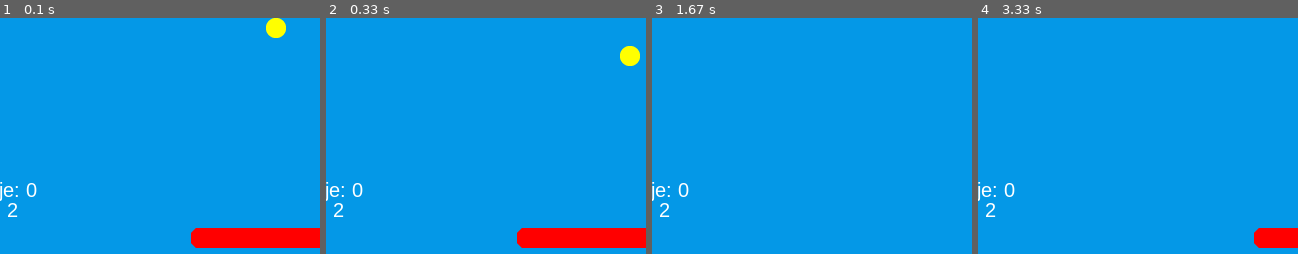
Above: before the commit, frames 1-4 (left to right).
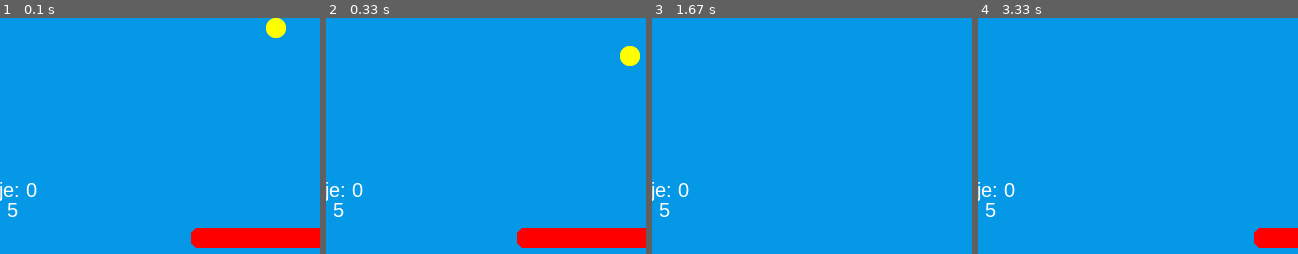
Above: after the commit, the same moments.

Repository: JuanAstaiza/VideoGames
Game: pygame game, started from Python/Pygame/atari/atari.py
Two runs of this game, one before a commit and one after it. Both use one fixed random seed, a clock stepped at 60 frames per second and the inputs below.
Inputs:
- Up to frame 1 (0.1 s): type "1 (at the terminal prompt)" at 0 s
- Up to frame 2 (0.33 s): no input
- Up to frame 3 (1.67 s): hold Right 0.33-0.8 s; hold Right 0.83-1.3 s; hold Left from 1.33 s (still down)
- Up to frame 4 (3.33 s): release Left at 1.87 s; hold Left 1.9-2.3 s; hold Right 2.33-2.97 s; hold Left from 3 s (still down)
The pictures show only the part of the screen within x 8-58%, y 50-100%; the shares and areas given below are measured in that part.

The runs differ from the first frame. In frame 1, 0.1% of the frame differs, in the area x 2-6%, y 78-85%; in frame 2, 0.1%; in frame 3, 0.1%; in frame 4, 0.1%.

Commit message:
Evaluación práctica videojuego I Pygame- Atari

Diff:
--- a/Python/Pygame/atari.py
+++ b/Python/Pygame/atari/atari.py
@@ -90,7 +90,8 @@
     screen.blit(txt_screen,txt_screen_rect)
     pygame.display.flip()
     print("perdiste")
-    time.sleep(1)
+    soundGameOver.play()
+    time.sleep(10)
     sys.exit()
 
 def set_score():
@@ -168,8 +169,11 @@
 
 #wall = Wall(112)
 score = 0
-player_lives = 2
-
+player_lives = 5
+sound_RemoveBricks = pygame.mixer.Sound('audios/eliminar_ladrillo.wav')
+sound_PelotaPiso = pygame.mixer.Sound('audios/pelota_suelo.wav')
+sound_chocarPelota_Paleta = pygame.mixer.Sound('audios/rebote_paleta.wav')
+soundGameOver = pygame.mixer.Sound('audios/gameover.wav')
 
 #Loop (Revisión cíclica de los eventos) => Listener
 while True:
@@ -192,6 +196,7 @@
     #Cambio de trayectoria de la bola
     if pygame.sprite.collide_rect(ball,player):  #Player is the bar.
          ball.speed[1]=-ball.speed[1]
+         sound_chocarPelota_Paleta.play()
 
     # Collisions between ball and wall (bricks)Destroy bricks (Destruir ladrillos)
     #sprite el objeto principal. balon Accionar
@@ -209,11 +214,13 @@
             ball.speed[1] = -ball.speed[1]
         wall.remove(brink)
         score = score + 1  #score+=1
+        sound_RemoveBricks.play()
 
     #Llamar la función game over cuando la bola  toque el piso
 
     if ball.rect.bottom >= HEIGHT:
         player_lives = player_lives-1 #player_lives-=1
+        sound_PelotaPiso.play()
         #game_over();
         #print(":::: PERDISTE ::::")
     if player_lives==0:
Renamed: Python/Pygame/images/bolita.png -> Python/Pygame/atari/images/bolita.png
Renamed: Python/Pygame/images/car.png -> Python/Pygame/atari/images/car.png
Renamed: Python/Pygame/images/ladrillo.png -> Python/Pygame/atari/images/ladrillo.png
Renamed: Python/Pygame/images/main_icon.png -> Python/Pygame/atari/images/main_icon.png
Renamed: Python/Pygame/images/paleta.png -> Python/Pygame/atari/images/paleta.png
Not shown, added: Python/Pygame/atari/audios/eliminar_ladrillo.wav
Not shown, added: Python/Pygame/atari/audios/gameover.wav
Not shown, added: Python/Pygame/atari/audios/pelota_suelo.wav
Not shown, added: Python/Pygame/atari/audios/rebote_paleta.wav
